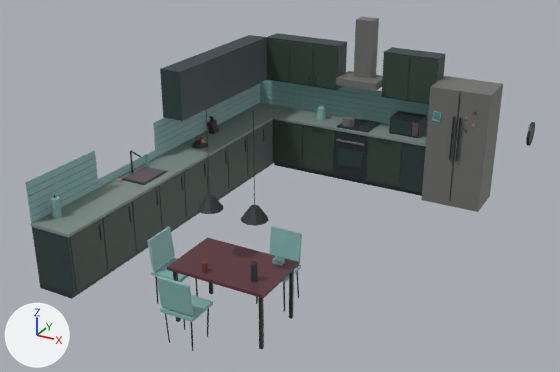
The glTF model models/bucatarie_lexy.glb: old version first, new version second.
One viewpoint serves both versions: a 50 mm lens placed at (0.13, -4.44, 5.72), pointed at (-4.54, 4.05, 1.47). The axes (+X, +Y, +Z) are drawn at lower left. The lights are the same throughout. The first picture is the older version.

Names of what the first picture shows: 'Bucatarie'.
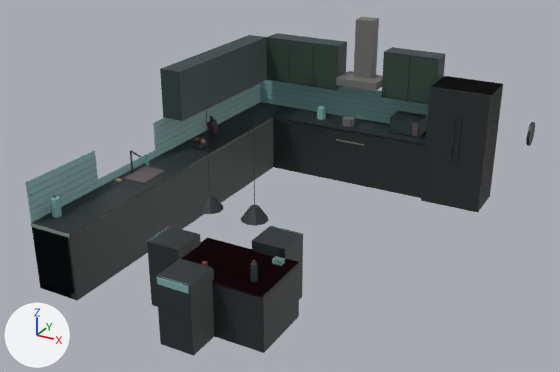
What differs and where, as boxes [x1, y1, x2, y2] in the pictures (560 x 372 px):
'Coliziune', added
    after: [32, 76, 503, 356]

Patch to the scene script:
```diff
--- a/models/bucatarie_lexy.glb.py
+++ b/models/bucatarie_lexy.glb.py
@@ me_coliziune @@
+me_coliziune.from_pydata(...)  # a box spanning x -6.8..-6.17, y 1.7..7.4, z 0.45..1.4; a box spanning x -6.2..-3.37, y 6.77..7.4, z 0.45..1.4; a box spanning x -3.38..-2.45, y 6.68..7.4, z 0.45..2.35; a box spanning x -4.85..-3.55, y 1.88..2.72, z 0.45..1.21; a box spanning x -5.28..-4.82, y 2.07..2.53, z 0.45..1.35; a box spanning x -4.68..-4.22, y 1.45..1.91, z 0.45..1.35; a box spanning x -4.18..-3.72, y 2.69..3.15, z 0.45..1.35
+me_coliziune.materials.append(mat_defaultmaterial_001)
@@ ob_coliziune @@
+ob_coliziune = bpy.data.objects.new('Coliziune', me_coliziune)
+ob_coliziune.location = (0.0, 0.0, 0.0)
```
